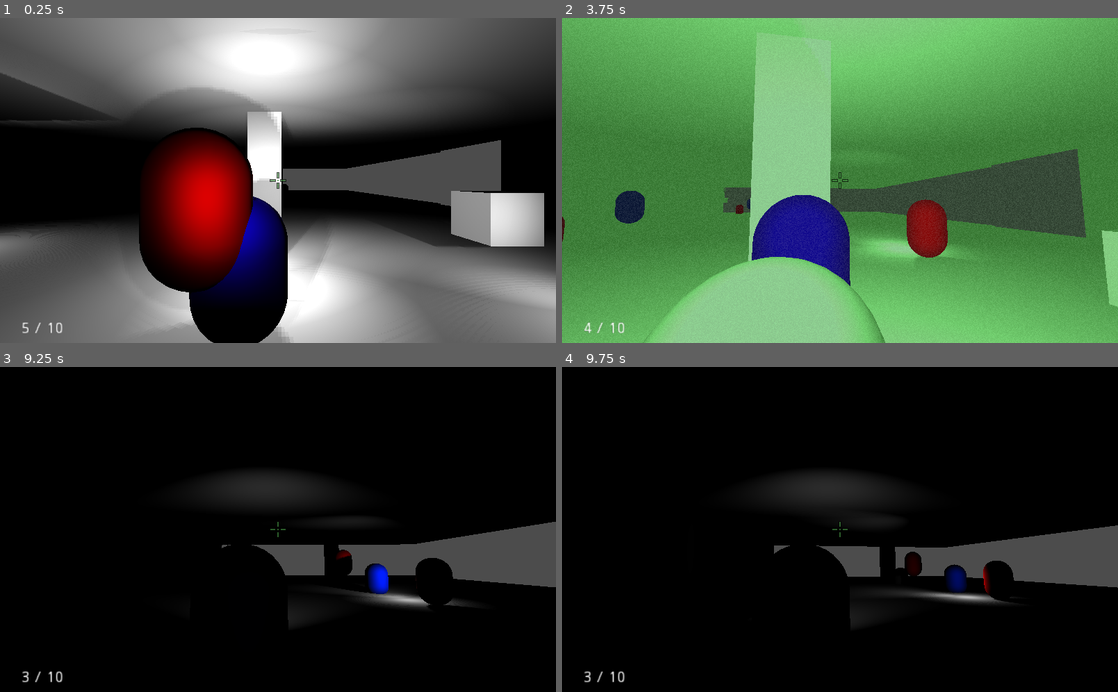
Above: before the commit, frames 1-4 (two rows, left to right).
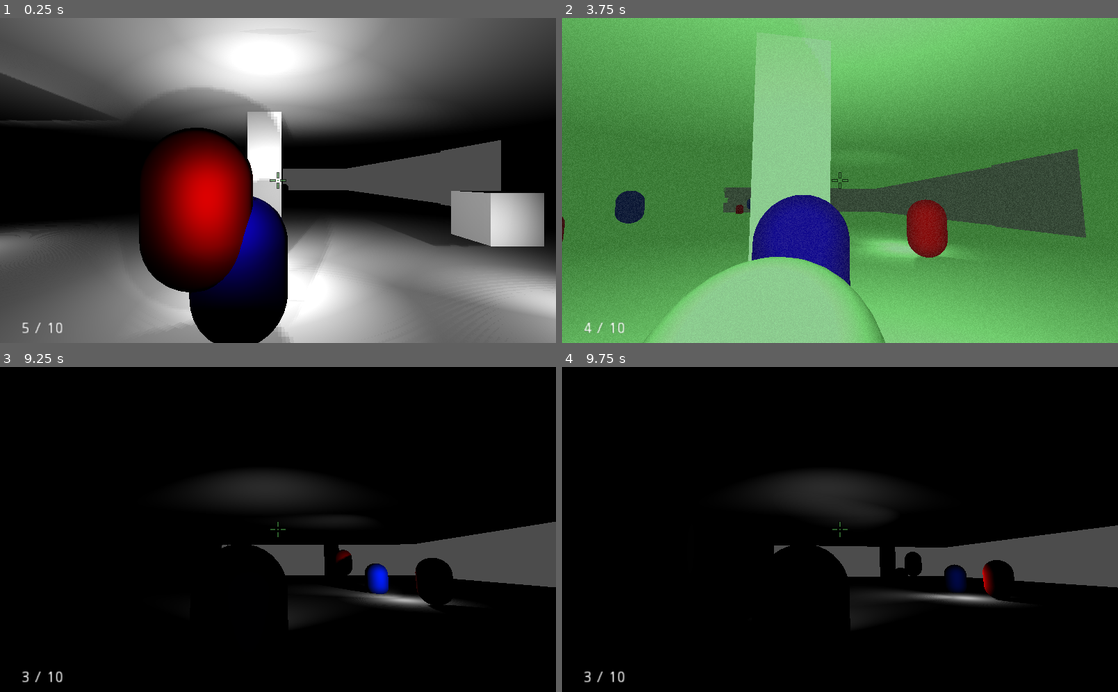
Above: after the commit, the same moments.

Repository: brennosouza/VS-Stealth
Game: Godot game, scene res://scenes/levels/test_level.tscn
The game is run twice, just before and just after one commit, with the same random seed, the same clock (stepped at 60 frames per second) and the same inputs.
Inputs (mouse positions are in pixels of both pictures, inside the frame that each line leads up to):
- Up to frame 1 (0.25 s): no input
- Up to frame 2 (3.75 s): move the mouse to (867, 180) at 0.52 s; hold Ctrl (crouch) 0.53-1.28 s; hold Up (ui_up) from 0.53 s (still down); move the mouse to (812, 180) at 1.27 s; tap F (flashlight) at 1.35 s; move the mouse to (851, 174) at 2.02 s; tap E (interact) at 2.1 s; move the mouse to (834, 187) at 2.77 s; tap N (nightvision) at 2.85 s; move the mouse to (878, 183) at 3.52 s; click (878, 183) at 3.6 s
- Up to frame 3 (9.25 s): move the mouse to (233, 526) at 4.27 s; tap Shift (sprint) at 4.35, 8.85 s; move the mouse to (283, 529) at 5.02 s; hold Ctrl (crouch) 5.03-5.78 s; move the mouse to (255, 523) at 5.77 s; release Up (ui_up) at 5.78 s; hold Right (ui_right) 5.78-6.53 s; tap F (flashlight) at 5.85 s; move the mouse to (305, 529) at 6.52 s; hold Up (ui_up) 6.53-8.78 s; tap E (interact) at 6.6 s; move the mouse to (250, 529) at 7.27 s; tap N (nightvision) at 7.35 s; move the mouse to (289, 523) at 8.02 s; click (289, 523) at 8.1 s; move the mouse to (272, 536) at 8.77 s; hold Left (ui_left) from 8.78 s (still down)
- Up to frame 4 (9.75 s): move the mouse to (878, 532) at 9.52 s; release Left (ui_left) at 9.53 s; hold Up (ui_up) from 9.53 s (still down); hold Ctrl (crouch) from 9.53 s (still down)

The runs differ from the first frame. In frame 1, 1.3% of the frame differs, in the area x 79-100%, y 53-92%; in frame 2, 0.5%; in frame 3, 0.2%; in frame 4, 0.5%.

Commit message:
Voltei a usar o look_at

Diff:
--- a/scenes/characters/Enemy.gd
+++ b/scenes/characters/Enemy.gd
@@ -33,11 +33,16 @@
 	var direction = target - global_transform.origin
 
 	#Codigo de virar para a direção sem tween
-#	look_at(global_transform.origin + velocity,Vector3.UP)
+	look_at(global_transform.origin + velocity,Vector3.UP)
 
-	var transform_to_rotate = self.global_transform.looking_at(global_transform.origin + velocity,Vector3.UP)
-	tween.interpolate_property(self, "transform:basis", self.transform.basis, transform_to_rotate.basis, fast_rotate_speed, Tween.TRANS_LINEAR, Tween.EASE_IN)
-	tween.start()
+#	global_transform.basis = global_transform.basis.slerp(
+#		global_transform.looking_at(target, Vector3.UP).basis, delta * 5.0 )
+#	rotation_degrees.x = 0
+#	rotation_degrees.z = 0
+
+#	var transform_to_rotate = self.global_transform.looking_at(global_transform.origin + velocity,Vector3.UP)
+#	tween.interpolate_property(self, "transform:basis", self.transform.basis, transform_to_rotate.basis, fast_rotate_speed, Tween.TRANS_LINEAR, Tween.EASE_IN)
+#	tween.start()
 
 	velocity = direction.normalized() * move_speed
 
